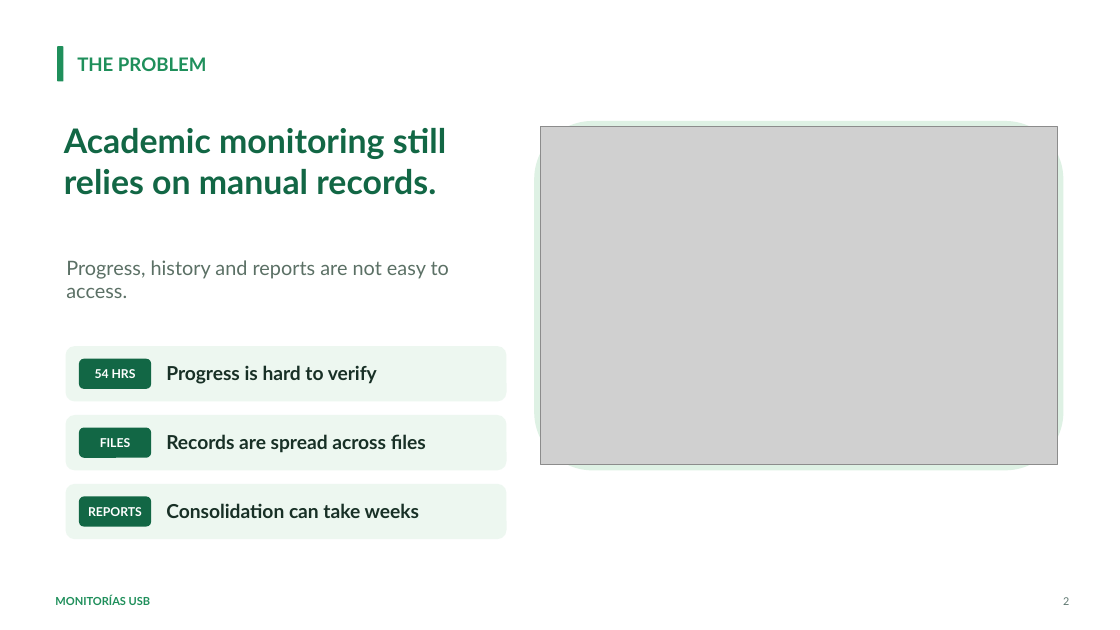
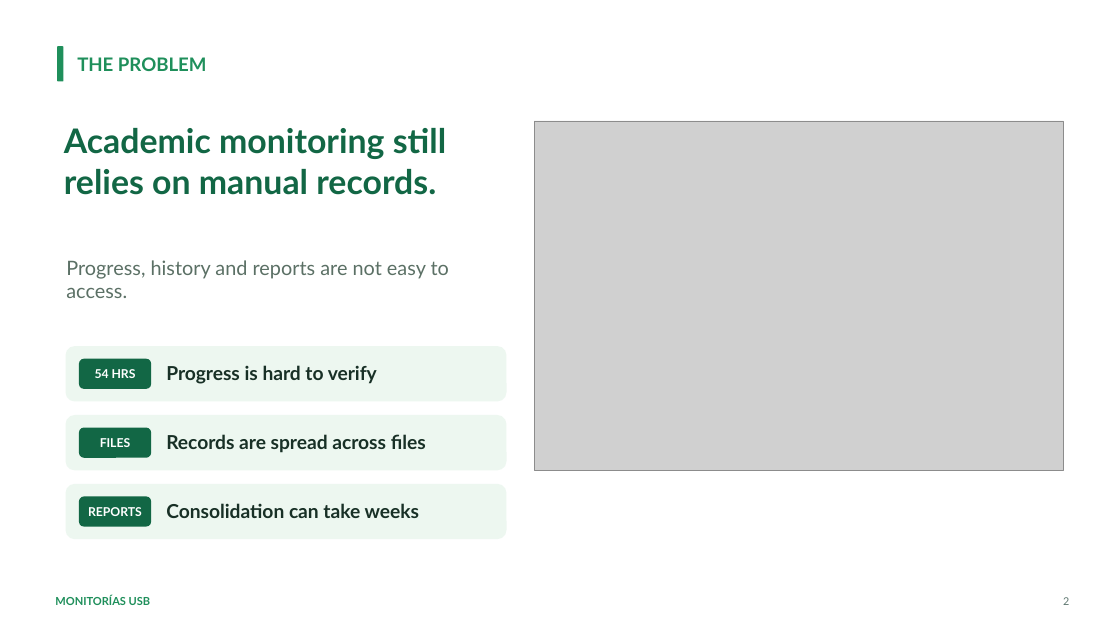
Before and after one commit to johan12rojas/MONITORIAS_USB, a slide deck: slide 2 of presentacion/Monitorias_USB_Presentacion_V4_Actualizada.pptx. Drawn at 1120x630 pixels with LibreOffice and Linux fonts; fonts in the diff are those of the drawing; grey boxes stand for pictures. Boxes give left, top, right and bottom in pixels: in the first picture for what was removed or moved away, otherwise in the second. Text is boxed around its words. In the diff, an @@ line names an element or a change of style, - is before the commit and + after.

Commit message:
feat(presentacion): sustitucion de ilustraciones IA en diapositivas 1, 2 y 16 por composiciones institucionales y logos oficiales

```diff
--- a/presentacion/Monitorias_USB_Presentacion_V4_Actualizada.pptx
+++ b/presentacion/Monitorias_USB_Presentacion_V4_Actualizada.pptx
@@ picture: place and size @@
-picture at (540,127,1058,465)
+picture at (534,121,1064,471)
@@ rounded rectangle removed at (534,121,1064,471) @@
```
Also in this commit, not shown: 1 other slide changed, 4 other files.
